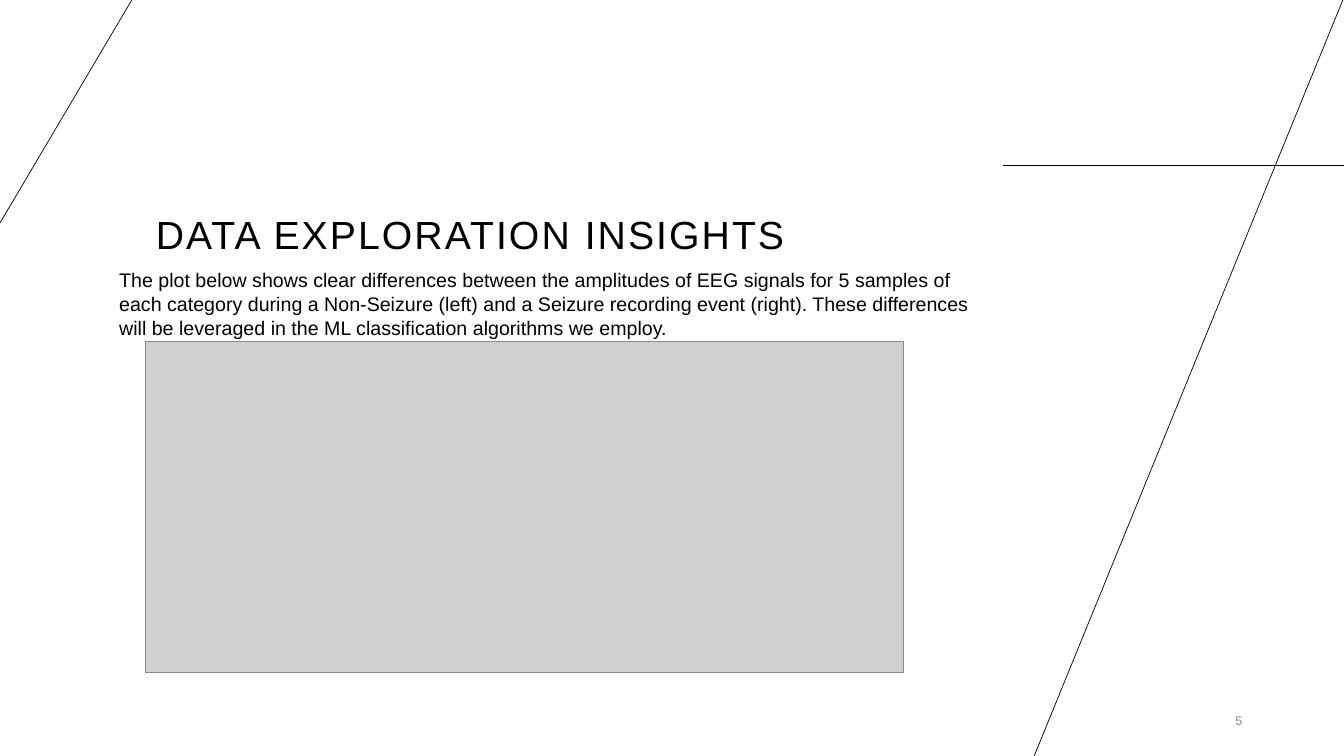
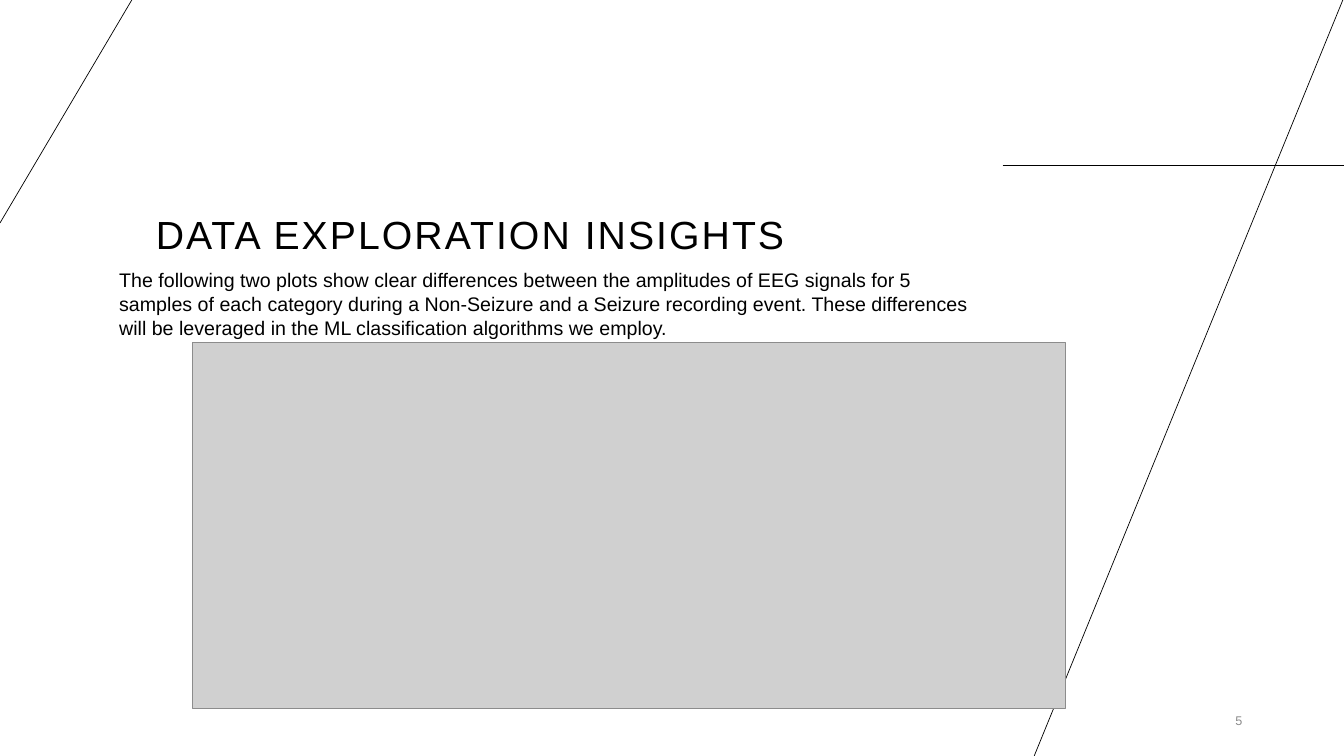
Before and after one commit to donbool/EEG_seizure_detect, a slide deck: slide 5 of Epileptic Seizure Recognition.pptx. Drawn at 1344x756 pixels with LibreOffice and Linux fonts; fonts in the diff are those of the drawing; grey boxes stand for pictures. Boxes give left, top, right and bottom in pixels: in the first picture for what was removed or moved away, otherwise in the second. Text is boxed around its words. In the diff, an @@ line names an element or a change of style, - is before the commit and + after.

Commit message:
Added 2 more slides

```diff
--- a/Epileptic Seizure Recognition.pptx
+++ b/Epileptic Seizure Recognition.pptx
@@ text at (119,272,967,339): text changed @@
-The plot below shows clear differences between the amplitudes of EEG signals for 5 samples of each category during a Non-Seizure (left) and a Seizure recording event (right). These differences will be leveraged in the ML classification algorithms we employ.
+The following two plots show clear differences between the amplitudes of EEG signals for 5 samples of each category during a Non-Seizure and a Seizure recording event. These differences will be leveraged in the ML classification algorithms we employ.
@@ picture: place and size @@
-picture at (146,342,904,674)
+picture at (193,342,1065,709)
```
Also in this commit, not shown: 2 slides added.
